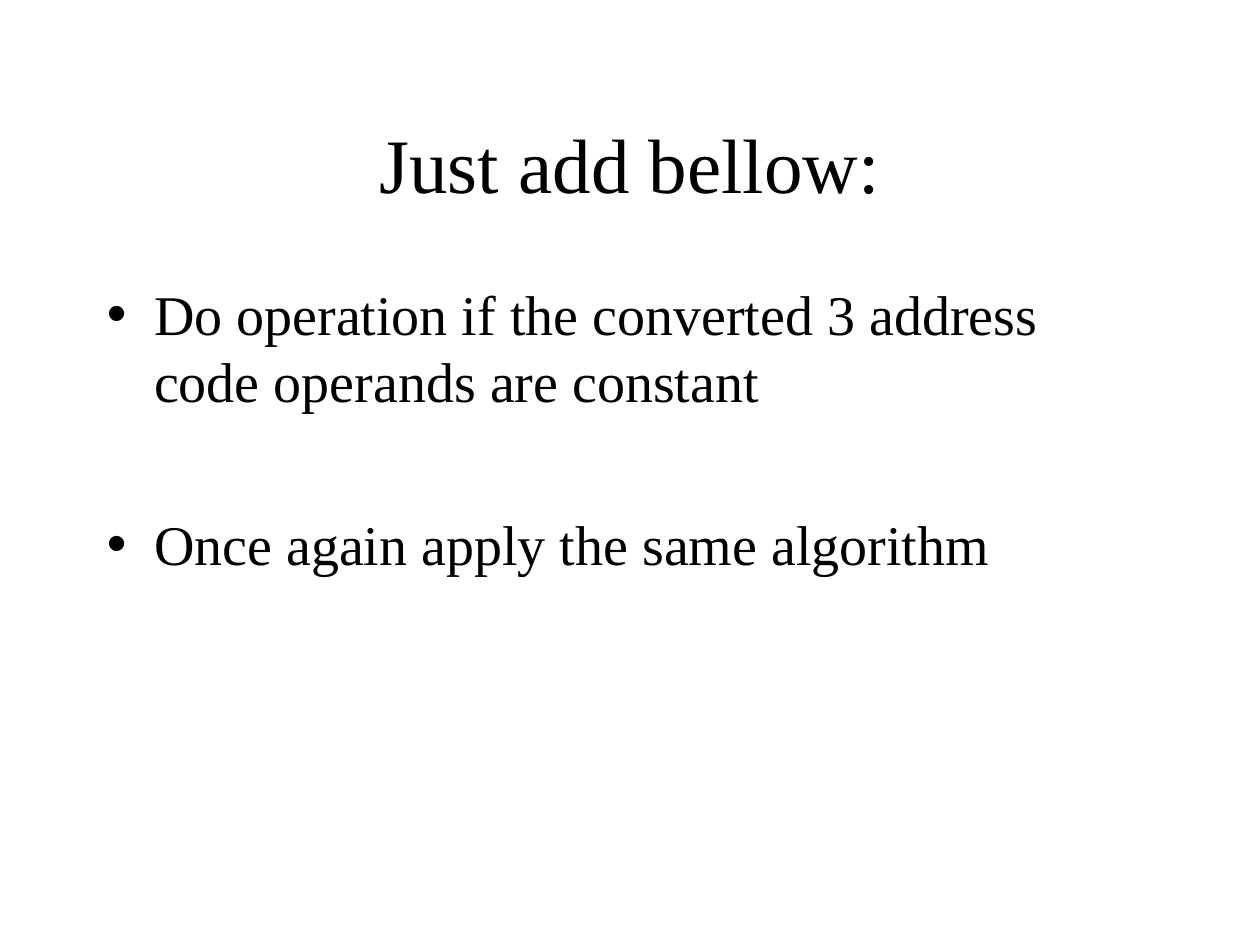
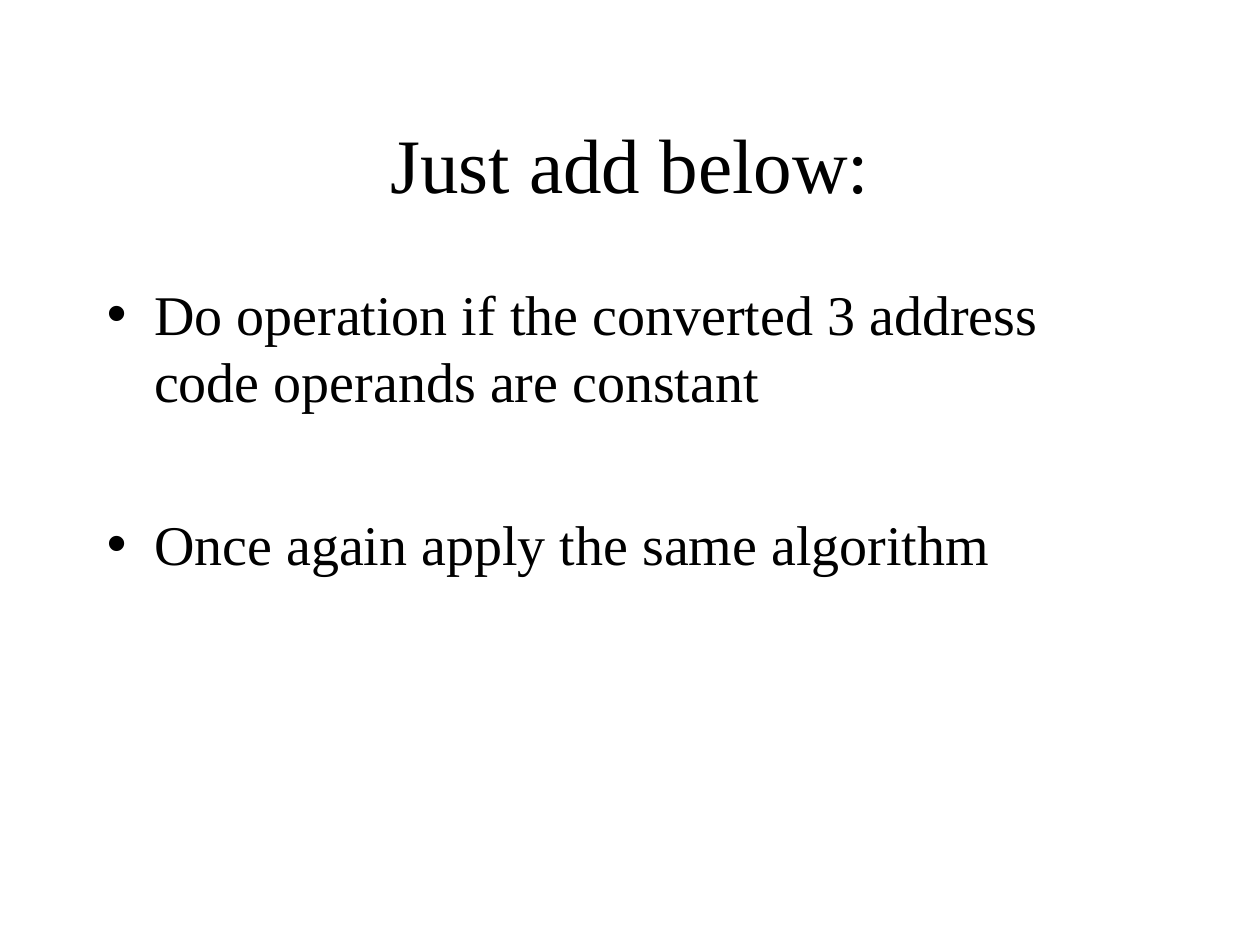
Before and after one commit to KeiHasegawa/hcc1_doc_ppt, a slide deck: slide 3 of 07_opt_imp_e.ppt. Drawn at 1260x945 pixels with LibreOffice and Linux fonts; fonts in the diff are those of the drawing. Boxes give left, top, right and bottom in pixels: in the first picture for what was removed or moved away, otherwise in the second. Text is boxed around its words. In the diff, an @@ line names an element or a change of style, - is before the commit and + after.

```diff
--- a/07_opt_imp_e.ppt
+++ b/07_opt_imp_e.ppt
@@ title at [390,139,869,194]: text changed @@
-Just add bellow:
+Just add below:
```
Also in this commit, not shown: 5 other files.
